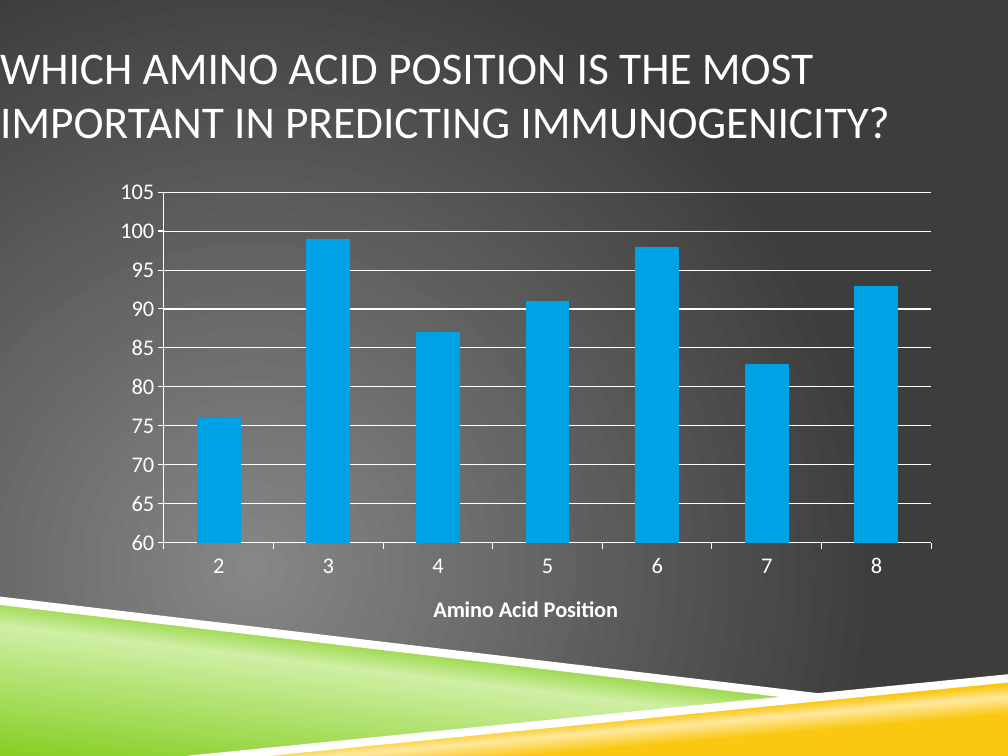
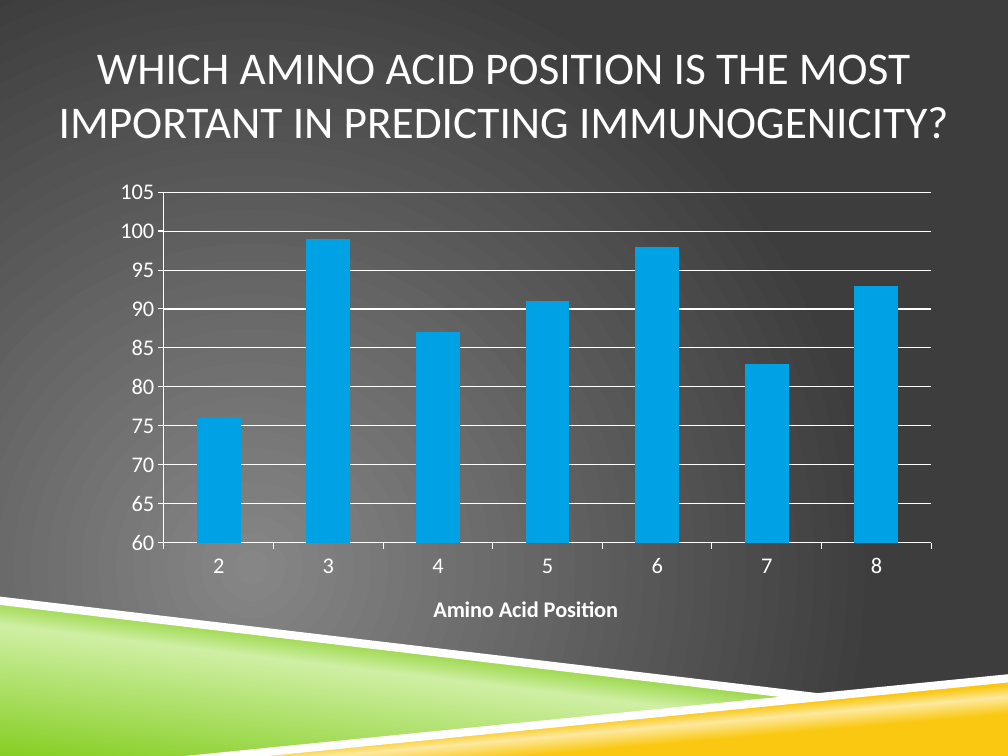
Before and after one commit to andretadeu/jhu-immuno, a slide deck: slide 4 of JHUIimmunoFINAL.pptx. Drawn at 1008x756 pixels with LibreOffice and Linux fonts; fonts in the diff are those of the drawing; background and template pictures are left out. Boxes give left, top, right and bottom in pixels: in the first picture for what was removed or moved away, otherwise in the second. Text is boxed around its words. In the diff, an @@ line names an element or a change of style, - is before the commit and + after.

```diff
--- a/JHUIimmunoFINAL.pptx
+++ b/JHUIimmunoFINAL.pptx
@@ title "WHICH AMINO ACID POSITION IS ..." at [59,54,948,139]: alignment left to centre @@
```
Also in this commit, not shown: 2 other slides changed.
